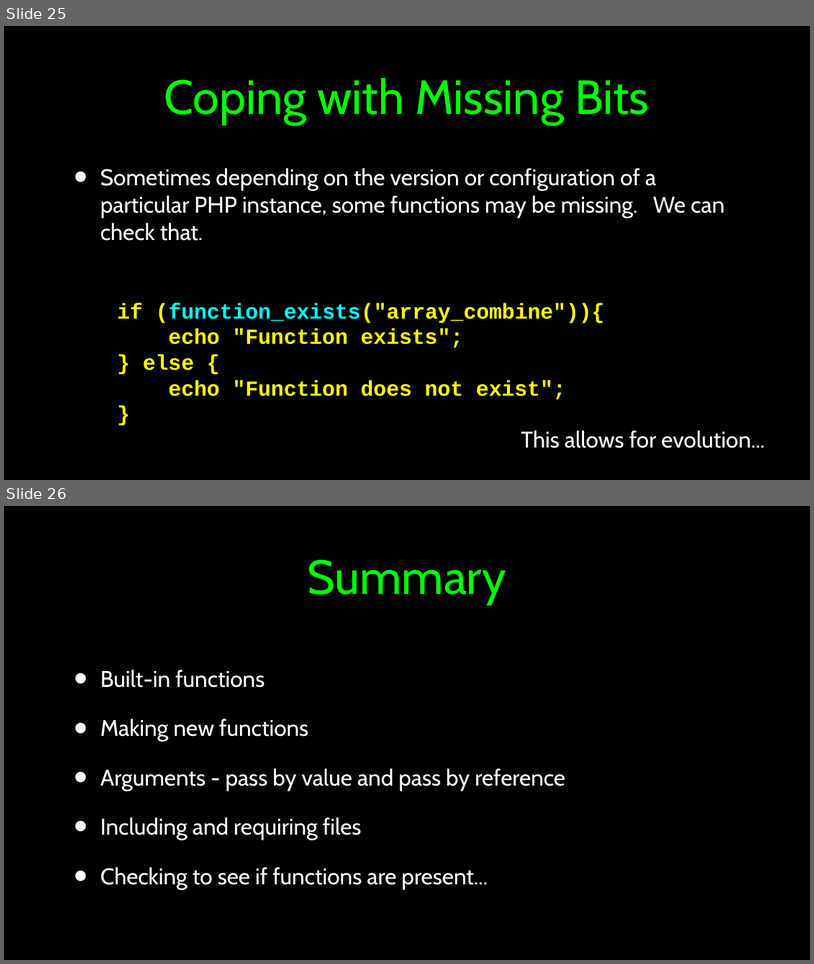
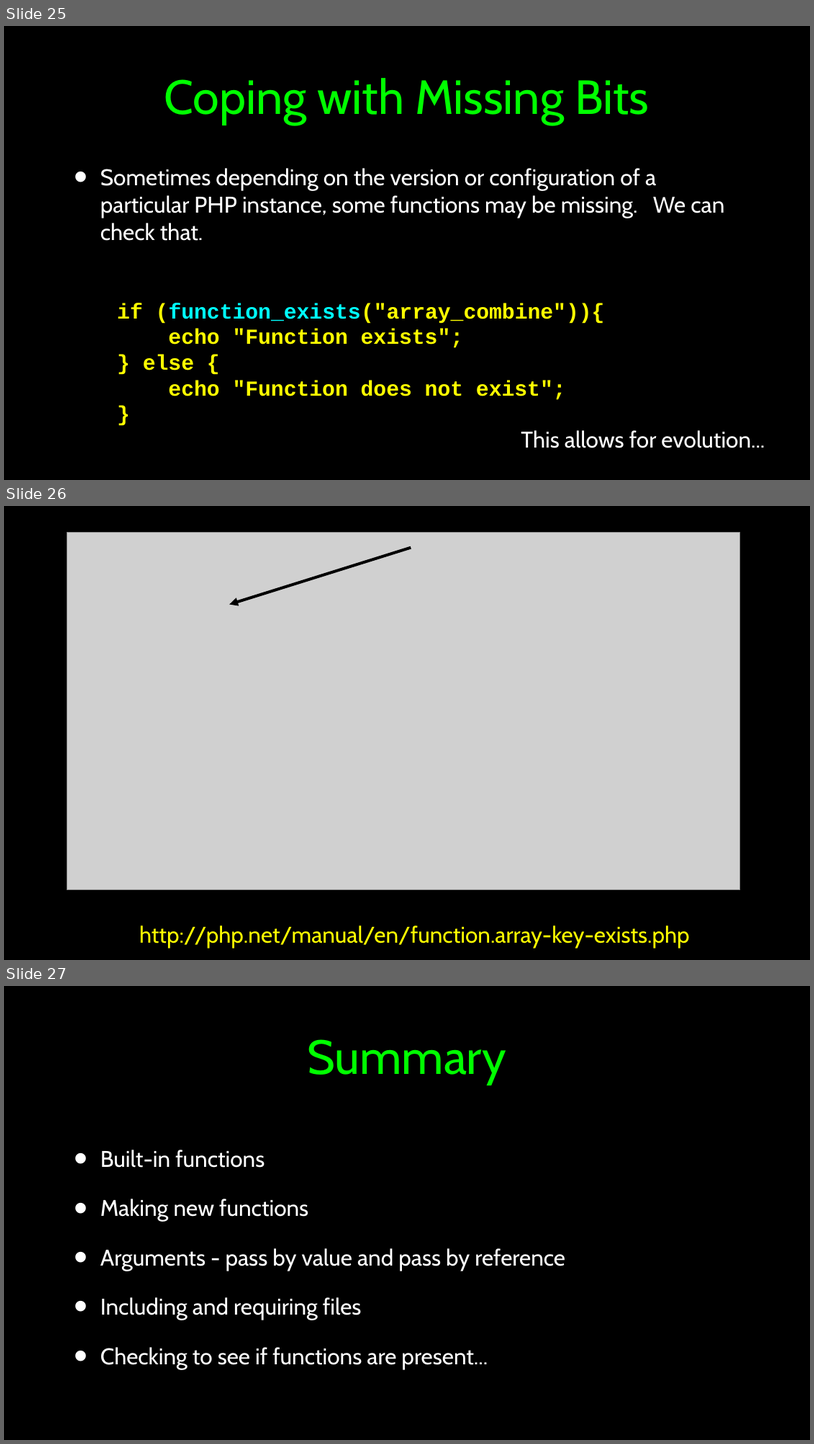
Before and after one commit to csev/wa4e, a slide deck: lectures/PHP-05-Functions.ppt. Shown one above the other, each under a label of ours: slides 25 and 26 before the commit, slides 25, 26 and 27 after it. The pictures are 814x964 and 814x1444 pixels, drawn with LibreOffice and Linux fonts; fonts in the diff are those of the drawing; grey boxes stand for pictures. Boxes give left, top, right and bottom in pixels: in the first picture for what was removed or moved away, otherwise in the second. Text is boxed around its words. In the diff, an @@ line names an element or a change of style, - is before the commit and + after.

```diff
--- a/lectures/PHP-05-Functions.ppt
+++ b/lectures/PHP-05-Functions.ppt
@@ slide 26 added at [4, 506, 810, 960], background #000000 @@
@@ picture added at [67, 533, 741, 889] @@
@@ arrow added from (411, 548) to (229, 605), #000000 4.51 pt @@
@@ text added at [139, 925, 690, 948], 36 pt, text #FFFF00 @@
+http://php.net/manual/en/function.array-key-exists.php
@@ what was slide 26 is now slide 27 @@
```
Also in this commit, not shown: 2 slides changed, 1 other slide added, 1 slide removed, 1 other file.
